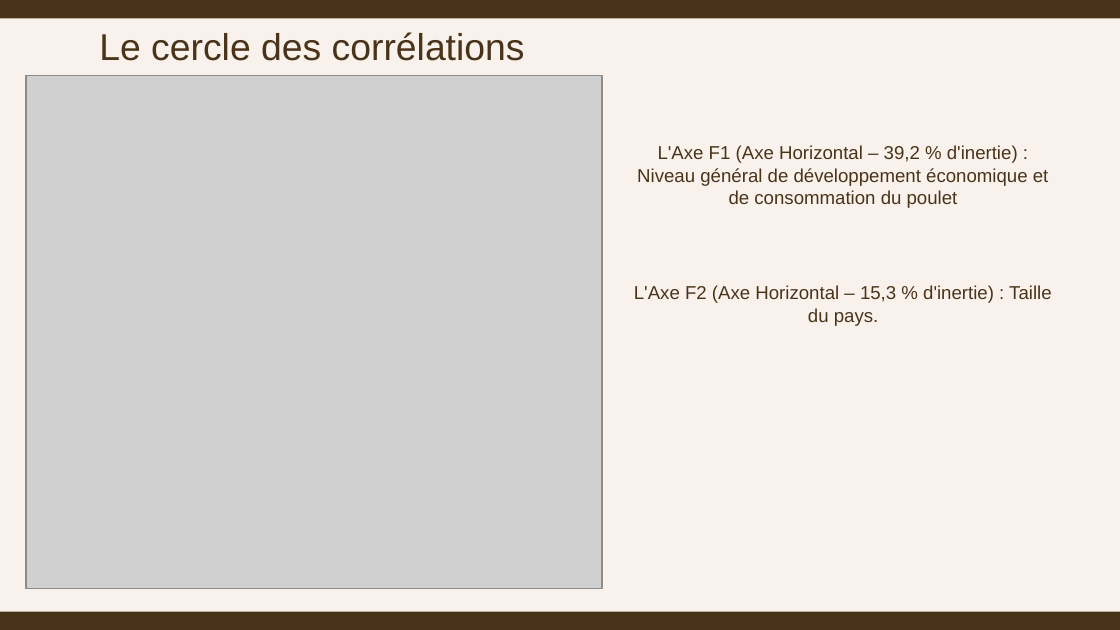
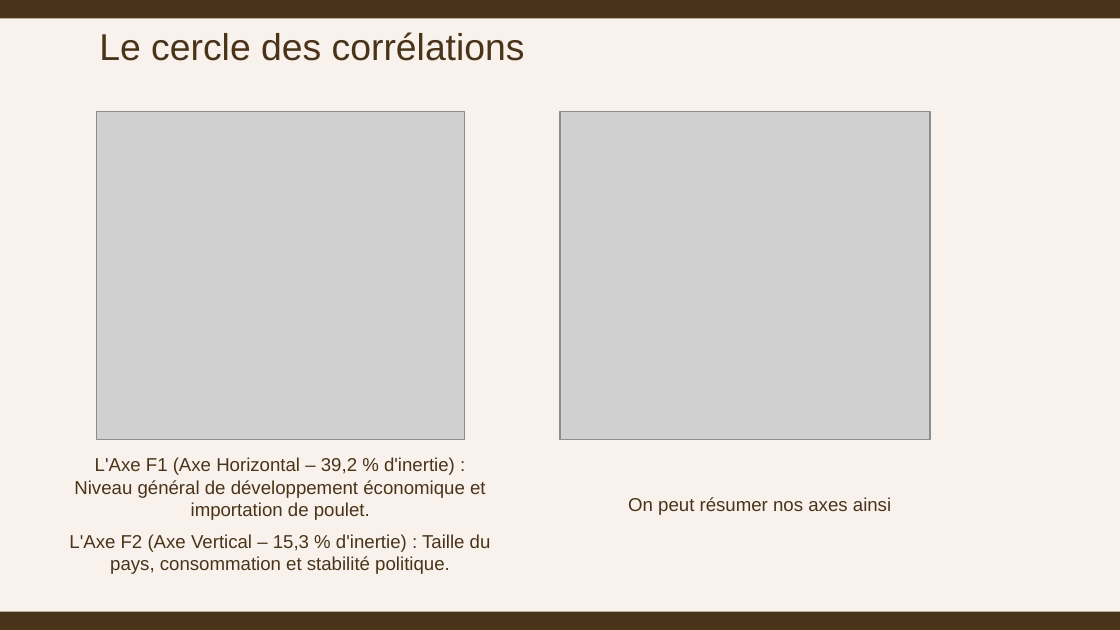
Before and after one commit to ziedbelhocine/Cours-OC, a slide deck: slide 16 of Data_Analyst/Projet_11/livrables/Zied_Belhocine_3_presentation_072026.pptx (slide 17 before the commit). Drawn at 1120x630 pixels with LibreOffice and Linux fonts; fonts in the diff are those of the drawing; grey boxes stand for pictures. Boxes give left, top, right and bottom in pixels: in the first picture for what was removed or moved away, otherwise in the second. Text is boxed around its words. In the diff, an @@ line names an element or a change of style, - is before the commit and + after.

```diff
--- a/Data_Analyst/Projet_11/livrables/Zied_Belhocine_3_presentation_072026.pptx
+++ b/Data_Analyst/Projet_11/livrables/Zied_Belhocine_3_presentation_072026.pptx
@@ picture: place and size @@
-picture at (26, 76, 601, 589)
+picture at (96, 112, 465, 440)
@@ picture added at (560, 112, 930, 440) @@
@@ text at (74, 457, 486, 520): text changed @@
-L'Axe F1 (Axe Horizontal – 39,2 % d'inertie) : Niveau général de développement économique et de consommation du poulet
+L'Axe F1 (Axe Horizontal – 39,2 % d'inertie) : Niveau général de développement économique et importation de poulet.
@@ text added at (628, 497, 891, 515), 12 pt, text #49341A @@
+On peut résumer nos axes ainsi
@@ text at (69, 534, 491, 574): text changed @@
-L'Axe F2 (Axe Horizontal – 15,3 % d'inertie) : Taille du pays.
+L'Axe F2 (Axe Vertical – 15,3 % d'inertie) : Taille du pays, consommation et stabilité politique.
```
Also in this commit, not shown: 6 other slides changed, 2 slides added, 5 slides removed, 25 other files.
